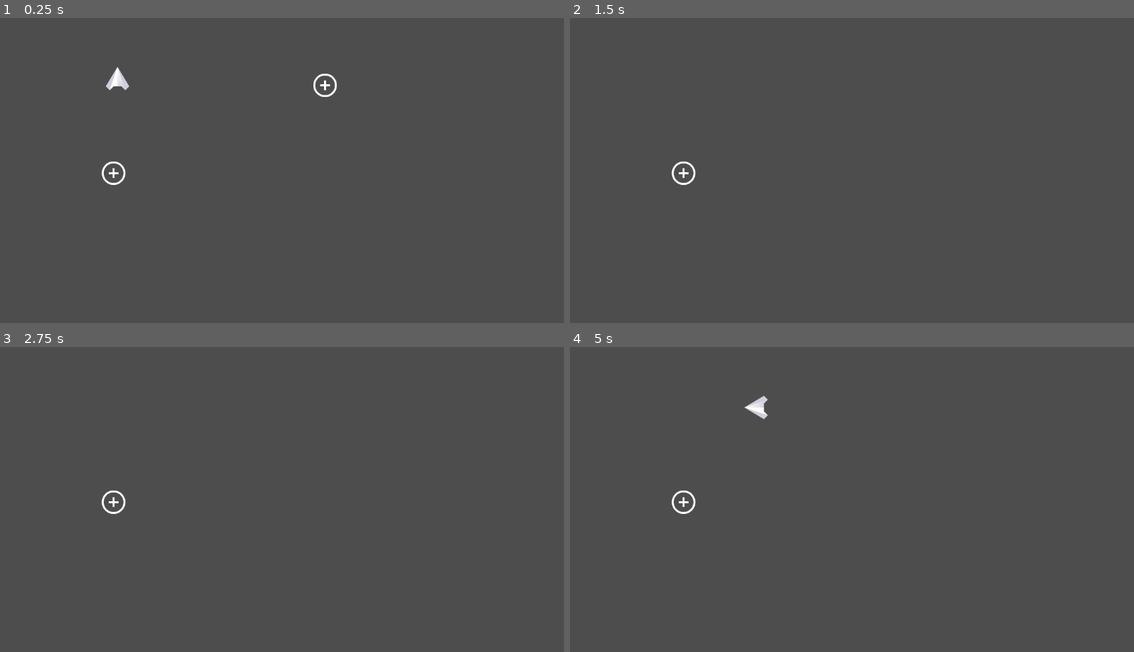
Above: before the commit, frames 1-4 (two rows, left to right).
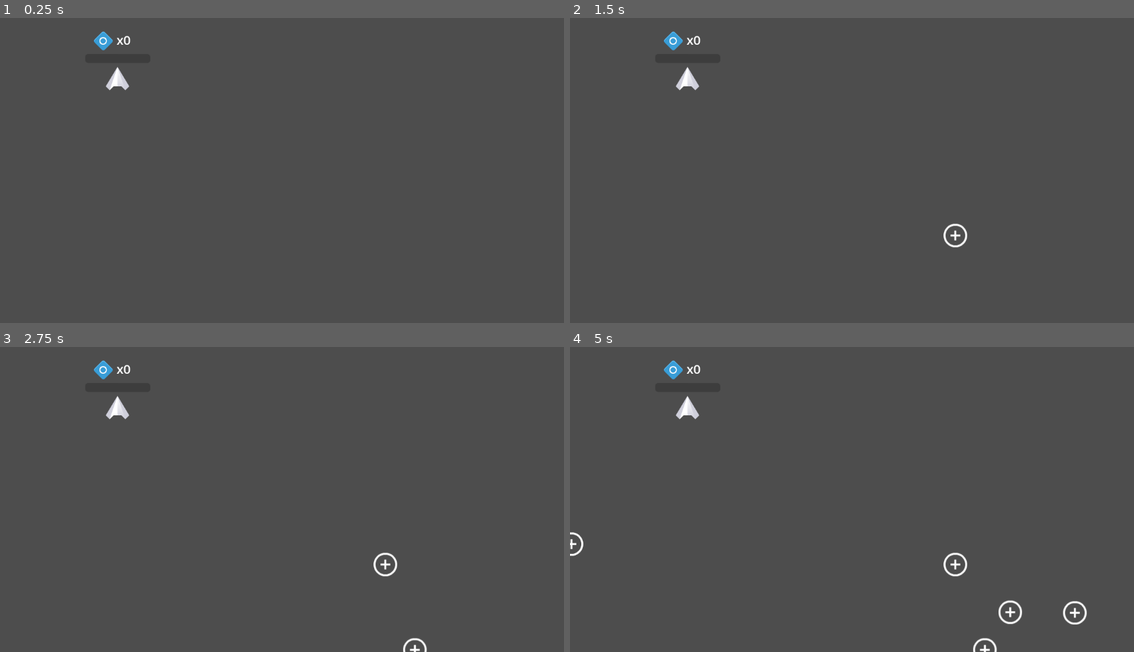
Above: after the commit, the same moments.

Repository: marknair/spaceship-example
Game: Godot game, scene res://game.tscn
Same seed, same stepped clock (60 frames per second), same inputs: the game is played once before the commit and once after it.
Inputs:
- Up to frame 1 (0.25 s): no input
- Up to frame 2 (1.5 s): tap Enter at 0.5 s; hold D (move_right) 0.53-1.28 s; tap Space (boost) at 0.6, 1.35 s; hold S (move_down) from 1.28 s (still down)
- Up to frame 3 (2.75 s): release S (move_down) at 2.03 s; hold D (move_right) from 2.03 s (still down); tap Space (boost) at 2.1 s
- Up to frame 4 (5 s): tap Space (boost) at 2.75, 2.85, 3.6, 4.25, 4.35 s; release D (move_right) at 2.78 s; hold W (move_up) 2.78-3.53 s; tap Enter at 3.5 s; hold A (move_left) from 3.53 s (still down)

The runs differ from the first frame. In frame 1, 0.4% of the frame differs, in the area x 16-60%, y 4-55%; in frame 2, 0.6%; in frame 3, 0.7%; in frame 4, 1.2%, in the area x 0-92%, y 4-100%.
Error after the commit: Parse Error: Unexpected "Identifier" in class body. (res://ship.gd:39)

Commit message:
Resolved area2D conflicts

Diff:
--- a/game.tscn
+++ b/game.tscn
@@ -1,14 +1,20 @@
-[gd_scene load_steps=3 format=3 uid="uid://cs5nnqf58p254"]
+[gd_scene load_steps=5 format=3 uid="uid://cs5nnqf58p254"]
 
 [ext_resource type="PackedScene" uid="uid://blkf3110osdnv" path="res://ship.tscn" id="2_bxhdt"]
 [ext_resource type="PackedScene" uid="uid://cyhh1m7dlastl" path="res://health_pack.tscn" id="2_i8srd"]
+[ext_resource type="PackedScene" uid="uid://2tjjig10cwe4" path="res://random_item_placer.tscn" id="2_vreph"]
+[ext_resource type="PackedScene" uid="uid://j0qbg3x5kq0q" path="res://gem.tscn" id="3_oxdii"]
 
 [node name="Game" type="Node2D"]
 
 [node name="ShipG" parent="." instance=ExtResource("2_bxhdt")]
 
+[node name="RandomItemPlacer" parent="." instance=ExtResource("2_vreph")]
+
+[node name="Gem" parent="." instance=ExtResource("3_oxdii")]
+visible = false
+position = Vector2(155, 323)
+
 [node name="HealthPack" parent="." instance=ExtResource("2_i8srd")]
-position = Vector2(232, 341)
-
-[node name="HealthPack2" parent="." instance=ExtResource("2_i8srd")]
-position = Vector2(664, 161)
+visible = false
+position = Vector2(185, 340)
--- /dev/null
+++ b/gem.tscn
@@ -0,0 +1,17 @@
+[gd_scene load_steps=4 format=3 uid="uid://j0qbg3x5kq0q"]
+
+[ext_resource type="Script" path="res://item.gd" id="1_yf2gh"]
+[ext_resource type="Texture2D" uid="uid://bpv2j16nahody" path="res://powerup_bubble.png" id="2_edlma"]
+
+[sub_resource type="CircleShape2D" id="CircleShape2D_2pcvn"]
+radius = 24.0
+
+[node name="Gem" type="Area2D" groups=["gem"]]
+collision_layer = 2
+script = ExtResource("1_yf2gh")
+
+[node name="CollisionShape2D" type="CollisionShape2D" parent="."]
+shape = SubResource("CircleShape2D_2pcvn")
+
+[node name="Sprite2D" type="Sprite2D" parent="."]
+texture = ExtResource("2_edlma")
--- a/health_pack.tscn
+++ b/health_pack.tscn
@@ -1,12 +1,13 @@
 [gd_scene load_steps=4 format=3 uid="uid://cyhh1m7dlastl"]
 
-[ext_resource type="Script" path="res://health_pack.gd" id="1_4uodh"]
+[ext_resource type="Script" path="res://item.gd" id="1_4uodh"]
 [ext_resource type="Texture2D" uid="uid://db33syhn6rsu4" path="res://health.png" id="2_fkm47"]
 
 [sub_resource type="CircleShape2D" id="CircleShape2D_2pcvn"]
 radius = 24.0
 
-[node name="HealthPack" type="Area2D"]
+[node name="HealthPack" type="Area2D" groups=["healing_item"]]
+collision_layer = 2
 script = ExtResource("1_4uodh")
 
 [node name="CollisionShape2D" type="CollisionShape2D" parent="."]
--- /dev/null
+++ b/random_item_placer.gd
@@ -0,0 +1,19 @@
+extends Node2D
+
+var item_scenes = [
+	preload("res://gem.tscn"),
+	preload("res://health_pack.tscn")
+]
+
+func _ready() -> void:
+	get_node("Timer").timeout.connect(_on_timer_timeout)
+
+func _on_timer_timeout() -> void:
+	var random_item_scene: PackedScene = item_scenes.pick_random()
+	var item_instance = random_item_scene.instantiate()
+	add_child(item_instance)
+	var viewport_size = get_viewport_rect().size
+	var random_position = Vector2.ZERO
+	random_position.x = randf_range(0, viewport_size.x)
+	random_position.y = randf_range(0, viewport_size.y)
+	item_instance.position = random_position
--- /dev/null
+++ b/random_item_placer.tscn
@@ -0,0 +1,9 @@
+[gd_scene load_steps=2 format=3 uid="uid://2tjjig10cwe4"]
+
+[ext_resource type="Script" path="res://random_item_placer.gd" id="1_so6my"]
+
+[node name="RandomItemPlacer" type="Node2D"]
+script = ExtResource("1_so6my")
+
+[node name="Timer" type="Timer" parent="."]
+autostart = true
--- a/ship.gd
+++ b/ship.gd
@@ -1,10 +1,16 @@
 extends Area2D
 
+var gem_count = 0
+var health = 10
 var normal_speed = 600.0
 var max_speed = normal_speed
 var boost_speed = 1500.0
 var velocity = Vector2.ZERO
 var steering_factor = 10
+
+func _ready():
+	area_entered.connect(_on_area_entered)
+	set_health(50)
 
 func _process(delta: float) -> void:
 	var direction = Vector2.ZERO
@@ -23,8 +29,30 @@
 	velocity += steering_vector * steering_factor * delta
 	position += velocity * delta
 
-	if direction.length() > 0.0:
-		rotation = velocity.angle() + PI/2
+	if velocity.length() > 0.0:
+		#rotation = velocity.angle() + PI/2
+		$Sprite2D.rotation = velocity.angle() + PI/2
+
+	var viewport_size = get_viewport_rect().size
+
+var value = -2
+var wrapped = wrapf(value, 0, 10)
+print(wrapped)
+
 
 func _on_timer_timeout() -> void:
 	max_speed = normal_speed
+
+func set_health(new_health: int) -> void:
+	health = new_health
+	get_node("UI/HealthBar").value = health
+
+func _on_area_entered(area_that_entered: Area2D) -> void:
+	if area_that_entered.is_in_group("gem"):
+		set_gem_count(gem_count + 1)
+	elif area_that_entered.is_in_group("healing_item"):
+		set_health(health + 25)
+
+func set_gem_count(new_gem_count: int) -> void:
+	gem_count = new_gem_count
+	get_node("UI/GemCount").text = "x" + str(gem_count)
--- a/ship.tscn
+++ b/ship.tscn
@@ -1,13 +1,21 @@
-[gd_scene load_steps=4 format=3 uid="uid://blkf3110osdnv"]
+[gd_scene load_steps=7 format=3 uid="uid://blkf3110osdnv"]
 
 [ext_resource type="Texture2D" uid="uid://blvsr5iu68l8x" path="res://ship_G.png" id="1_ui8dp"]
 [ext_resource type="Script" path="res://ship.gd" id="2_ioq48"]
+[ext_resource type="Texture2D" uid="uid://bpv2j16nahody" path="res://powerup_bubble.png" id="3_27xwv"]
 
 [sub_resource type="CircleShape2D" id="CircleShape2D_p7fsu"]
 radius = 22.8035
 
+[sub_resource type="StyleBoxFlat" id="StyleBoxFlat_xd7rr"]
+bg_color = Color(0.623529, 0.866667, 0.317647, 1)
+
+[sub_resource type="LabelSettings" id="LabelSettings_r7dow"]
+font_size = 26
+
 [node name="ShipG" type="Area2D"]
 position = Vector2(240, 147)
+collision_mask = 2
 script = ExtResource("2_ioq48")
 
 [node name="Timer" type="Timer" parent="."]
@@ -19,4 +27,34 @@
 [node name="CollisionShape2D" type="CollisionShape2D" parent="."]
 shape = SubResource("CircleShape2D_p7fsu")
 
+[node name="UI" type="Control" parent="."]
+layout_mode = 3
+anchors_preset = 0
+offset_right = 40.0
+offset_bottom = 40.0
+
+[node name="HealthBar" type="ProgressBar" parent="UI"]
+layout_mode = 0
+offset_left = -66.0
+offset_top = -50.0
+offset_right = 67.0
+offset_bottom = -32.0
+rotation = 0.00125458
+theme_override_styles/fill = SubResource("StyleBoxFlat_xd7rr")
+show_percentage = false
+
+[node name="GemCount" type="Label" parent="UI"]
+layout_mode = 0
+offset_left = -2.0
+offset_top = -97.0
+offset_right = 39.0
+offset_bottom = -61.0
+text = "x0"
+label_settings = SubResource("LabelSettings_r7dow")
+
+[node name="Sprite2D" type="Sprite2D" parent="UI"]
+position = Vector2(-28.7098, -76.9375)
+scale = Vector2(0.544643, 0.544643)
+texture = ExtResource("3_27xwv")
+
 [connection signal="timeout" from="Timer" to="." method="_on_timer_timeout"]
Renamed: health_pack.gd -> item.gd
Binary file added: powerup_bubble.png
Not shown, added: powerup_bubble.png.import
